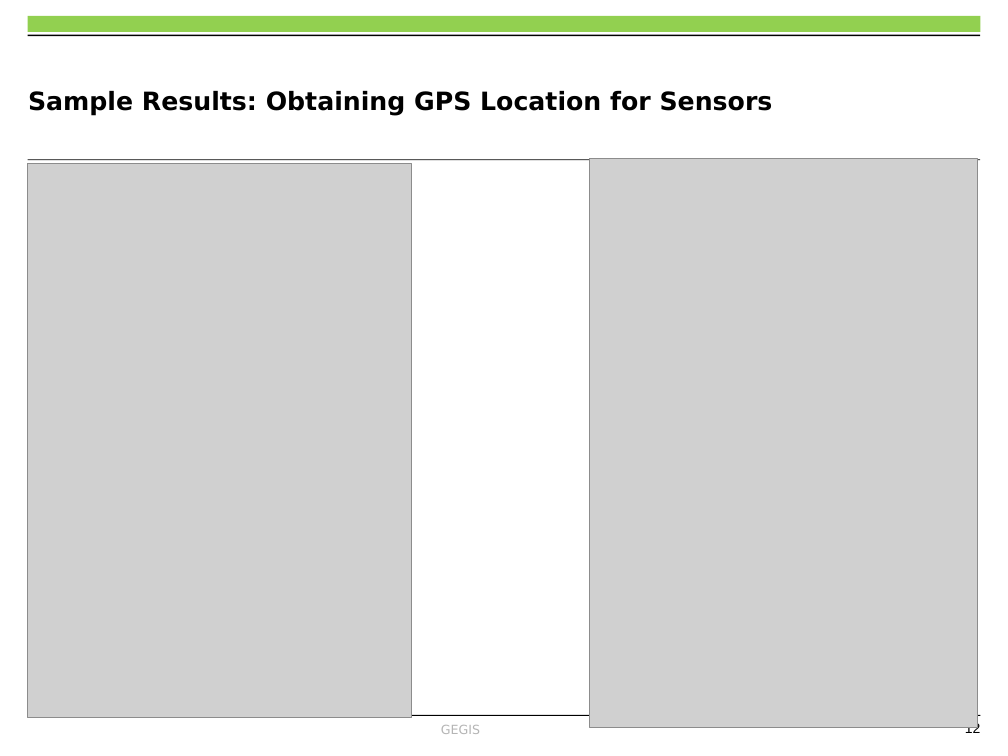
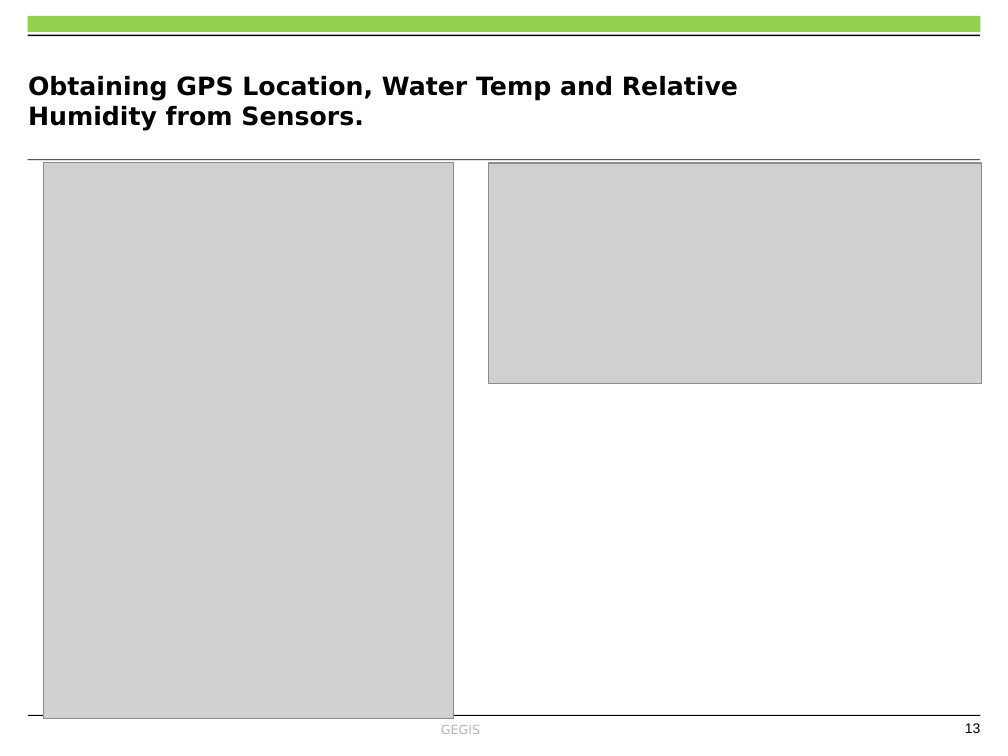
Before and after one commit to OkomoJacob/FinalYearProject, a slide deck: slide 13 of Dr. E Nduati, Superviser/Submissions/ENC222-0149_2017_OKOMO_JACOB_OKELLO_V3.pptx (slide 12 before the commit). Drawn at 1008x756 pixels with LibreOffice and Linux fonts; fonts in the diff are those of the drawing; grey boxes stand for pictures; background and template pictures are left out. Boxes give left, top, right and bottom in pixels: in the first picture for what was removed or moved away, otherwise in the second. Text is boxed around its words. In the diff, an @@ line names an element or a change of style, - is before the commit and + after.

```diff
--- a/Dr. E Nduati, Superviser/Submissions/ENC222-0149_2017_OKOMO_JACOB_OKELLO_V3.pptx
+++ b/Dr. E Nduati, Superviser/Submissions/ENC222-0149_2017_OKOMO_JACOB_OKELLO_V3.pptx
@@ title at (x1=28, y1=76, x2=738, y2=131): text changed @@
-Sample Results: Obtaining GPS Location for Sensors
+Obtaining GPS Location, Water Temp and Relative Humidity from Sensors.
@@ picture removed at (x1=27, y1=163, x2=411, y2=718) @@
@@ picture resized from (x1=590, y1=158, x2=977, y2=727) to (x1=43, y1=163, x2=453, y2=720) @@
@@ picture added at (x1=488, y1=163, x2=981, y2=384) @@
@@ page number at (x1=965, y1=723, x2=981, y2=733): text changed @@
-12
+13
```
Also in this commit, not shown: 11 other slides changed, 2 slides added, 1 slide removed, 16 other files.
